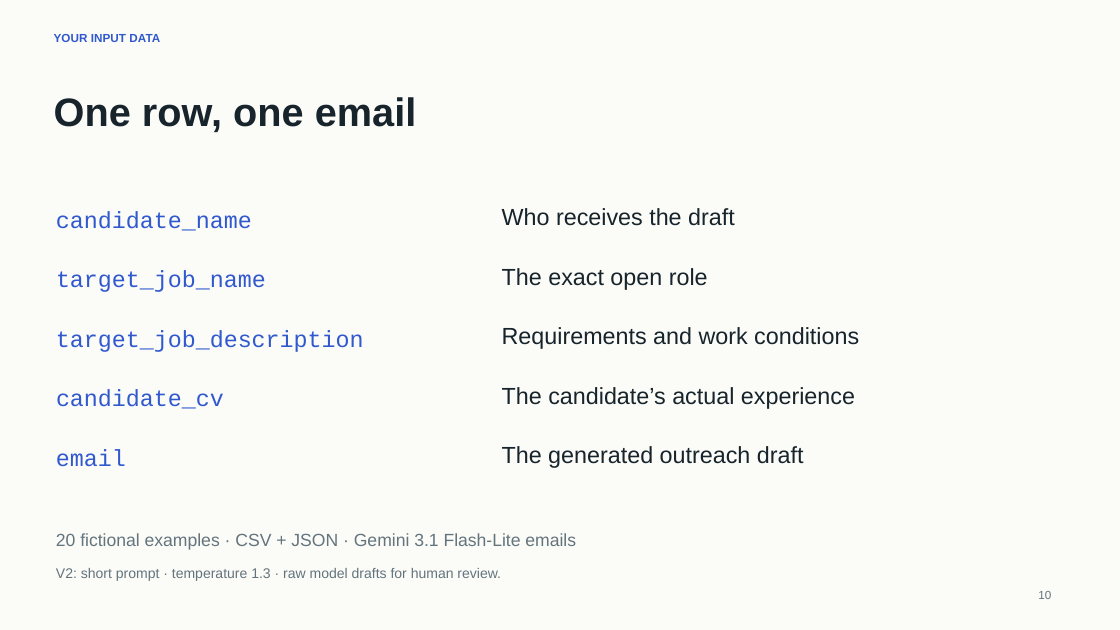
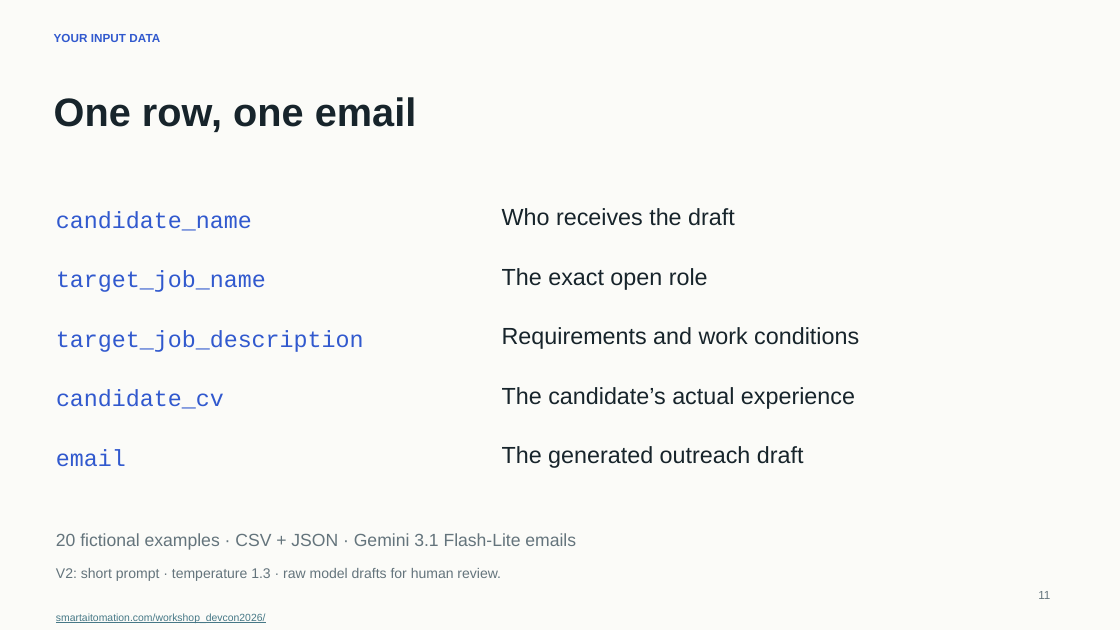
Before and after one commit to smartaitomation/smartaitomation.github.io, a slide deck: slide 11 of workshop_devcon2026/downloads/recruiting-email-evals.pptx (slide 10 before the commit). Drawn at 1120x630 pixels with LibreOffice and Linux fonts; fonts in the diff are those of the drawing. Boxes give left, top, right and bottom in pixels: in the first picture for what was removed or moved away, otherwise in the second. Text is boxed around its words. In the diff, an @@ line names an element or a change of style, - is before the commit and + after.

Commit message:
Clarify synthetic case axes and add workshop QR and slide links

```diff
--- a/workshop_devcon2026/downloads/recruiting-email-evals.pptx
+++ b/workshop_devcon2026/downloads/recruiting-email-evals.pptx
@@ text at [1038,591,1050,599]: text changed @@
-10
+11
@@ text added at [56,613,266,623], 6.8 pt, text #467886, underline @@
+smartaitomation.com/workshop_devcon2026/
```
Also in this commit, not shown: 35 other slides changed, 1 slide added, 41 other files.
